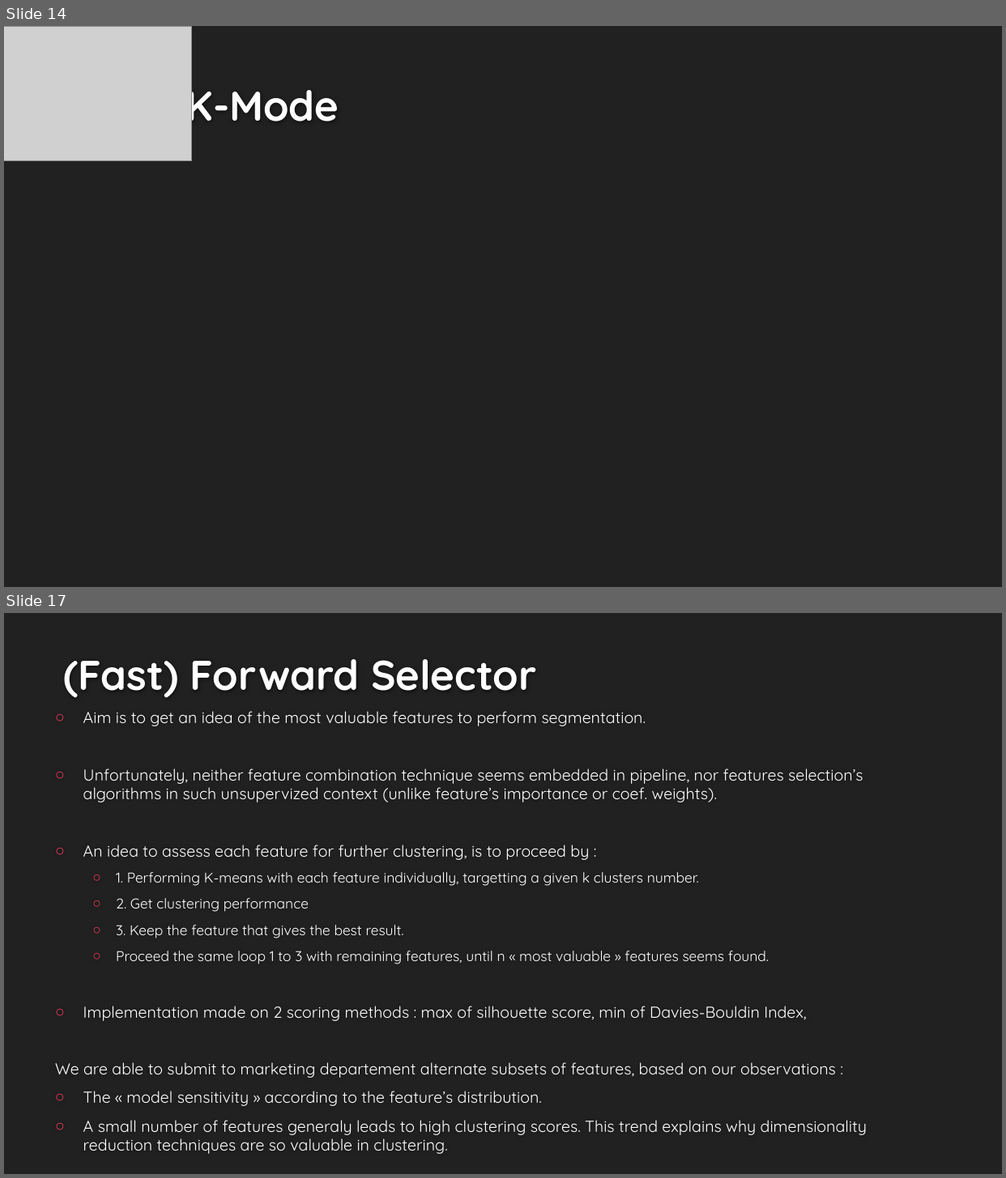
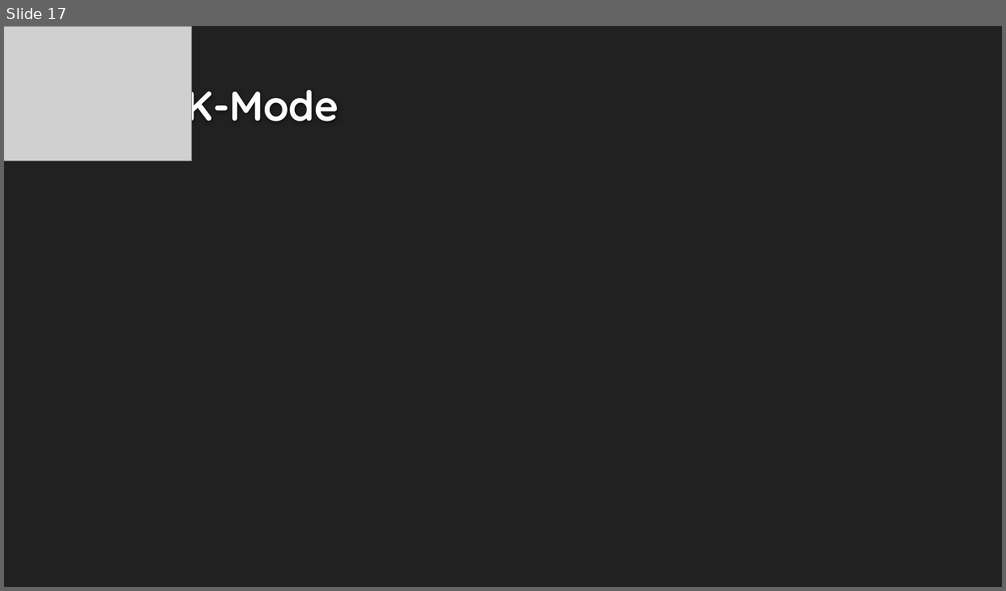
Before and after one commit to EtienneLardeur/P5_CustomerSegmentation, a slide deck: P5Olist_Présentation_initiale.pptx. Shown one above the other, each under a label of ours: slides 14 and 17 before the commit, slide 17 after it; the slides between them are not shown. The pictures are 1006x1178 and 1006x591 pixels, drawn with LibreOffice and Linux fonts; fonts in the diff are those of the drawing; grey boxes stand for pictures; background and template pictures are left out. Boxes give left, top, right and bottom in pixels: in the first picture for what was removed or moved away, otherwise in the second. Text is boxed around its words. In the diff, an @@ line names an element or a change of style, - is before the commit and + after.

Commit message:
Update P5Olist_Présentation_initiale.pptx
Need to catch a most interesting use case to test the second approach  for stability : ARI based

```diff
--- a/P5Olist_Présentation_initiale.pptx
+++ b/P5Olist_Présentation_initiale.pptx
@@ slide 17 removed at (4, 613, 1002, 1174), background #212121 @@
@@ title removed at (64, 659, 536, 698) @@
-(Fast) Forward Selector
@@ text removed at (55, 711, 867, 1154) @@
-○ Aim is to get an idea of the most valuable features to perform segmentation.
-○ Unfortunately, neither feature combination technique seems embedded in pipeline, nor features selection’s algorithms in such unsupervized context (unlike feature’s importance or coef. weights).
-○ An idea to assess each feature for further clustering, is to proceed by :
-  ○ 1. Performing K-means with each feature individually, targetting a given k clusters number.
-  ○ 2. Get clustering performance
-  ○ 3. Keep the feature that gives the best result.
-  ○ Proceed the same loop 1 to 3 with remaining features, until n « most valuable » features seems found.
-○ Implementation made on 2 scoring methods : max of silhouette score, min of Davies-Bouldin Index,
-We are able to submit to marketing departement alternate subsets of features, based on our observations :
-○ The « model sensitivity » according to the feature’s distribution.
-○ A small number of features generaly leads to high clustering scores. This trend explains why dimensionality reduction techniques are so valuable in clustering.
@@ what was slide 14 is now slide 17 @@
```
Also in this commit, not shown: 5 slides changed, 3 slides added, 4 other slides removed.
